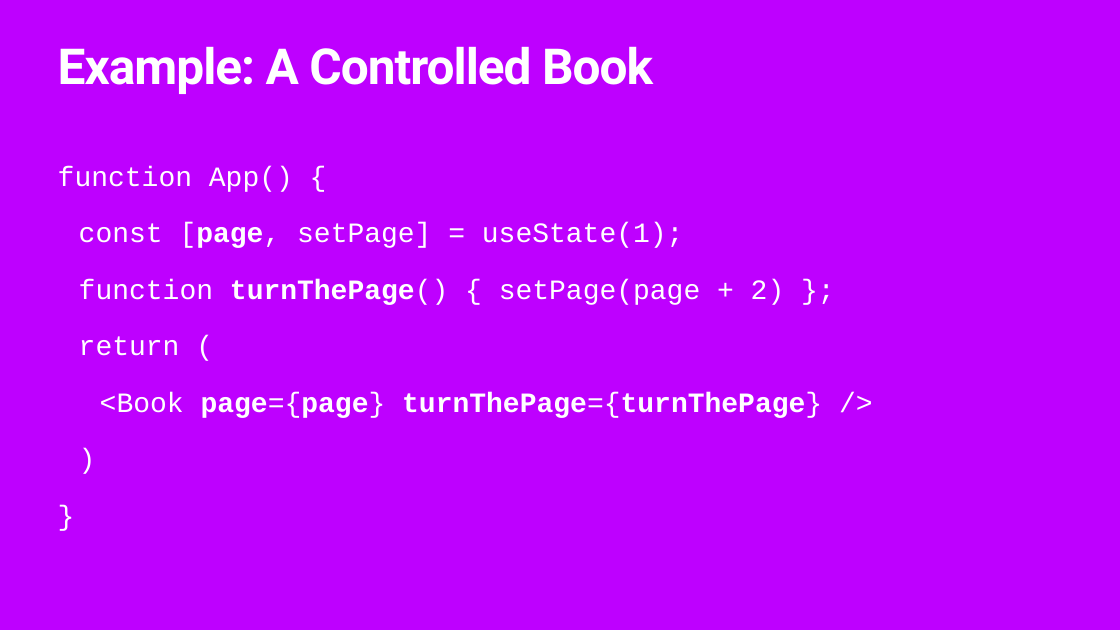
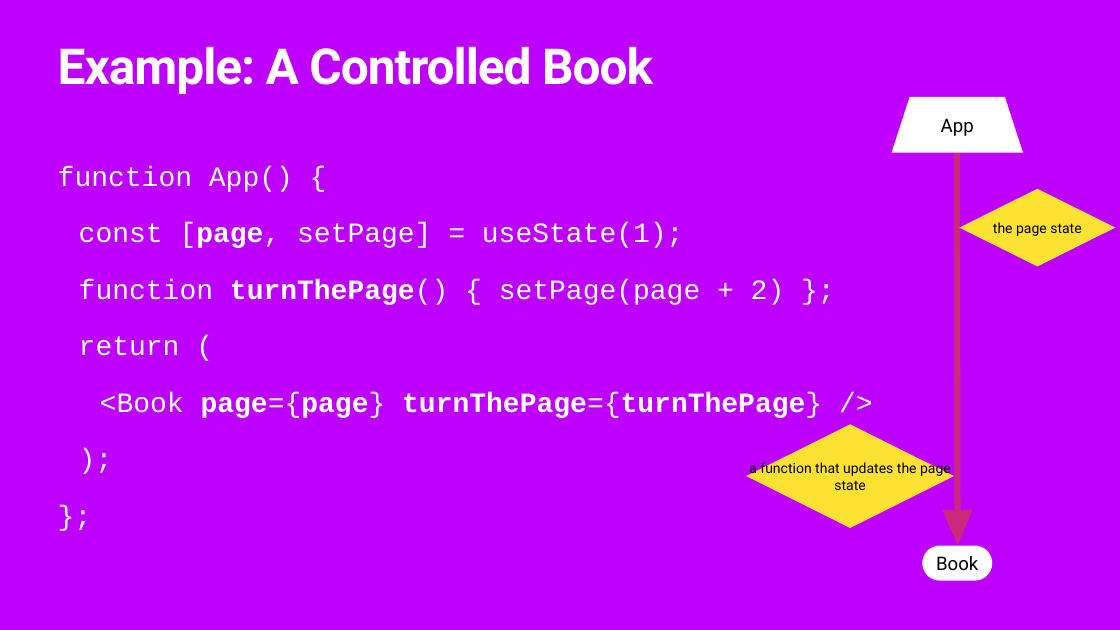
Before and after one commit to rhythms06/flatiron-school, a slide deck: slide 5 of phase-2/control/slides/control.pptx. Drawn at 1120x630 pixels with LibreOffice and Linux fonts; fonts in the diff are those of the drawing; background and template pictures are left out. Boxes give left, top, right and bottom in pixels: in the first picture for what was removed or moved away, otherwise in the second. Text is boxed around its words. In the diff, an @@ line names an element or a change of style, - is before the commit and + after.

```diff
--- a/phase-2/control/slides/control.pptx
+++ b/phase-2/control/slides/control.pptx
@@ freeform shape added at [892,97,1023,153], fill #FFFFFF, 32 pt, text #000000 @@
+App
@@ text at [58,166,822,418]: text changed @@
-  )
-}
+  );
+};
@@ right arrow added at [942,153,973,546], fill #CB297B @@
@@ freeform shape added at [959,189,1115,266], fill #FAE132, 24 pt, text #000000 @@
+the page state
@@ freeform shape added at [746,424,954,528], fill #FAE132, 24 pt, text #000000 @@
+a function that updates the page state
@@ freeform shape added at [922,546,992,580], fill #FFFFFF, 32 pt, text #000000 @@
+Book
```
Also in this commit, not shown: 3 other slides changed, 2 other files.
